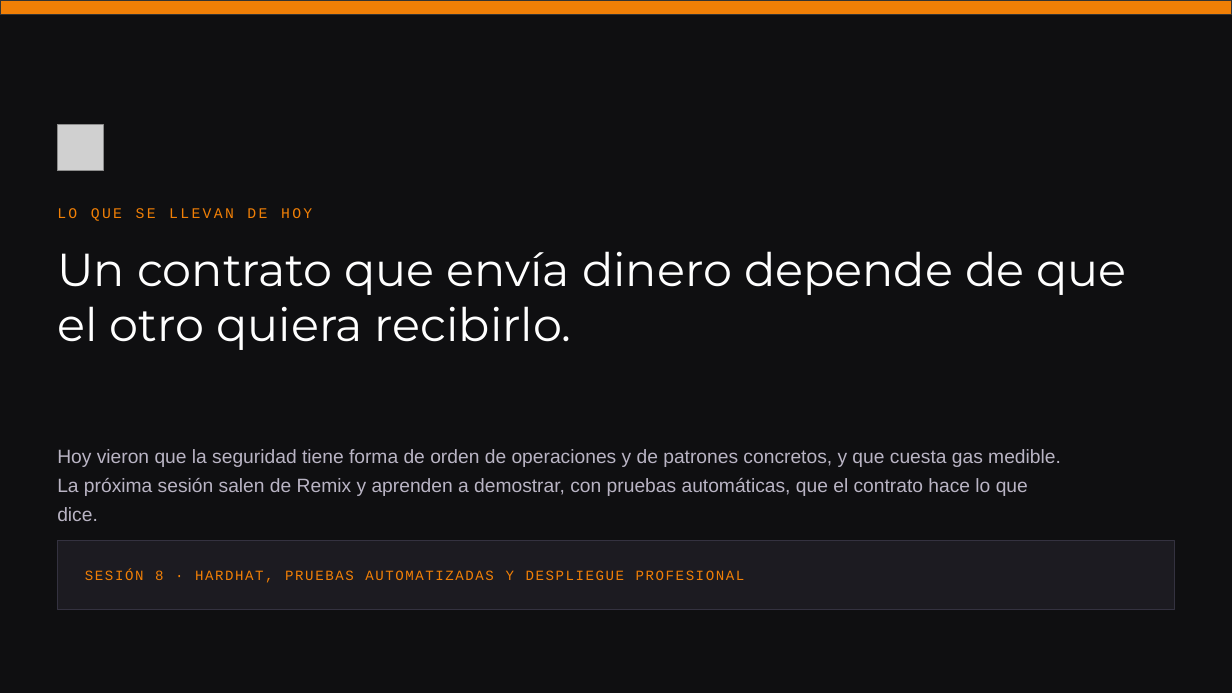
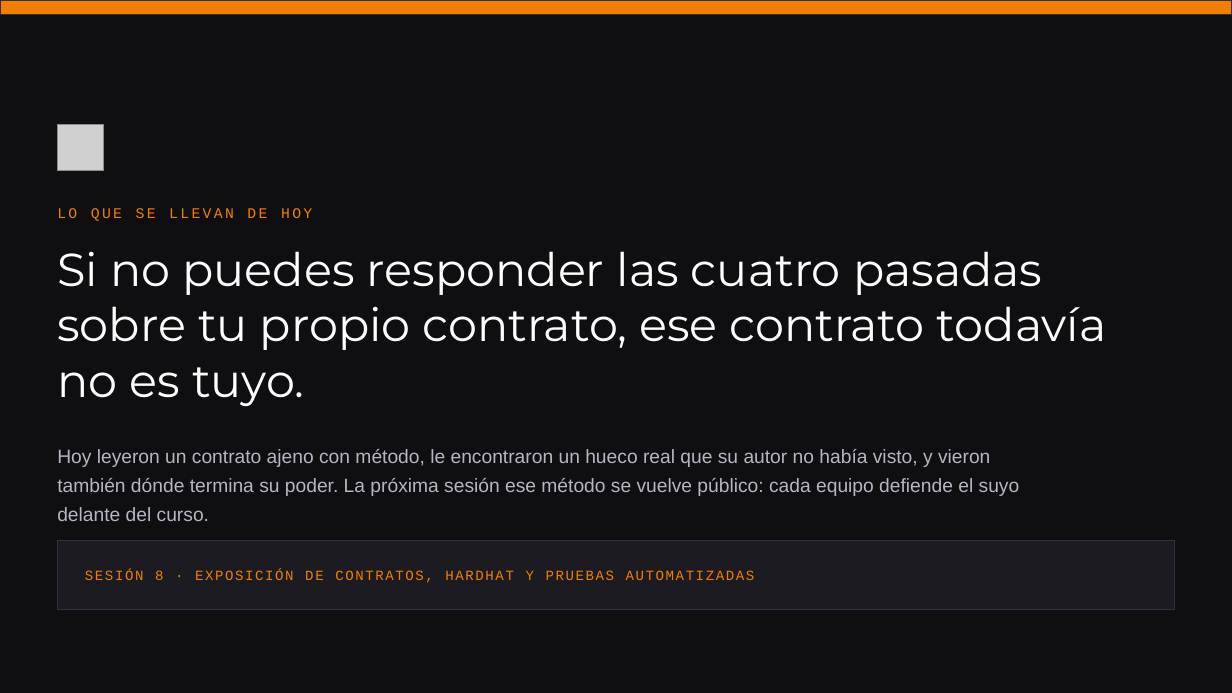
Before and after one commit to andresdapena81/curso-blockchain-web3-usb, a slide deck: slide 45 of material/Sesion-07-Blockchain-Web3.pptx. Drawn at 1232x693 pixels with LibreOffice and Linux fonts; fonts in the diff are those of the drawing; grey boxes stand for pictures. Boxes give left, top, right and bottom in pixels: in the first picture for what was removed or moved away, otherwise in the second. Text is boxed around its words. In the diff, an @@ line names an element or a change of style, - is before the commit and + after.

```diff
--- a/material/Sesion-07-Blockchain-Web3.pptx
+++ b/material/Sesion-07-Blockchain-Web3.pptx
@@ text at (x1=57, y1=251, x2=1107, y2=407): text changed @@
-Un contrato que envía dinero depende de que el otro quiera recibirlo.
+Si no puedes responder las cuatro pasadas sobre tu propio contrato, ese contrato todavía no es tuyo.
@@ text at (x1=57, y1=449, x2=1020, y2=521): text changed @@
-Hoy vieron que la seguridad tiene forma de orden de operaciones y de patrones concretos, y que cuesta gas medible. La próxima sesión salen de Remix y aprenden a demostrar, con pruebas automáticas, que el contrato hace lo que dice.
+Hoy leyeron un contrato ajeno con método, le encontraron un hueco real que su autor no había visto, y vieron también dónde termina su poder. La próxima sesión ese método se vuelve público: cada equipo defiende el suyo delante del curso.
@@ text at (x1=85, y1=570, x2=755, y2=583): text changed @@
-SESIÓN 8 · HARDHAT, PRUEBAS AUTOMATIZADAS Y DESPLIEGUE PROFESIONAL
+SESIÓN 8 · EXPOSICIÓN DE CONTRATOS, HARDHAT Y PRUEBAS AUTOMATIZADAS
```
Also in this commit, not shown: 12 other slides changed, 32 slides added, 32 slides removed, 14 other files.
